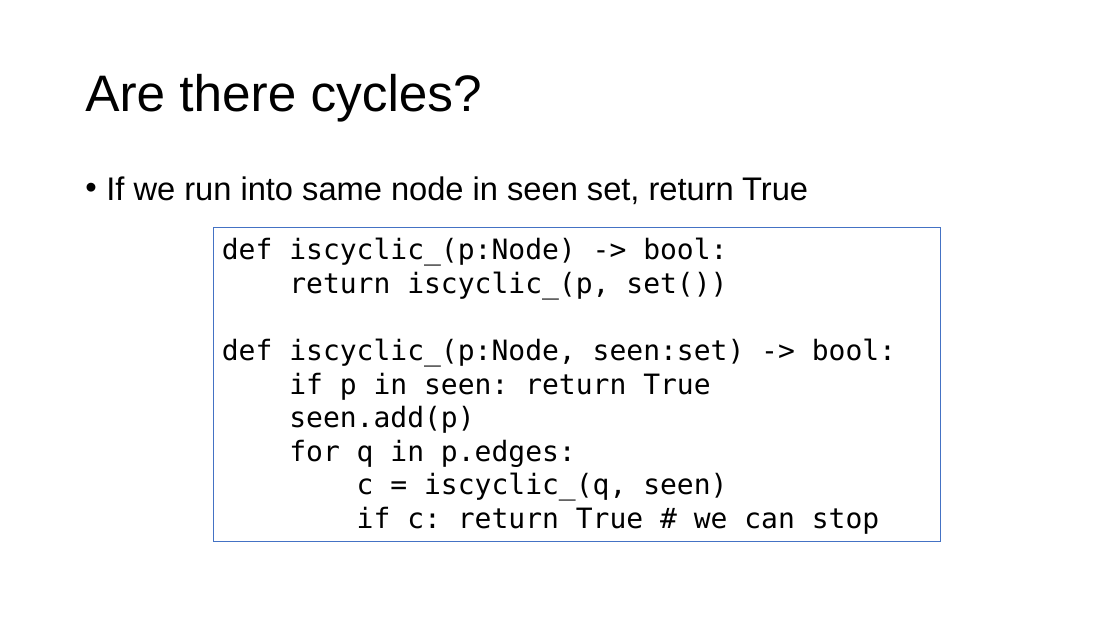
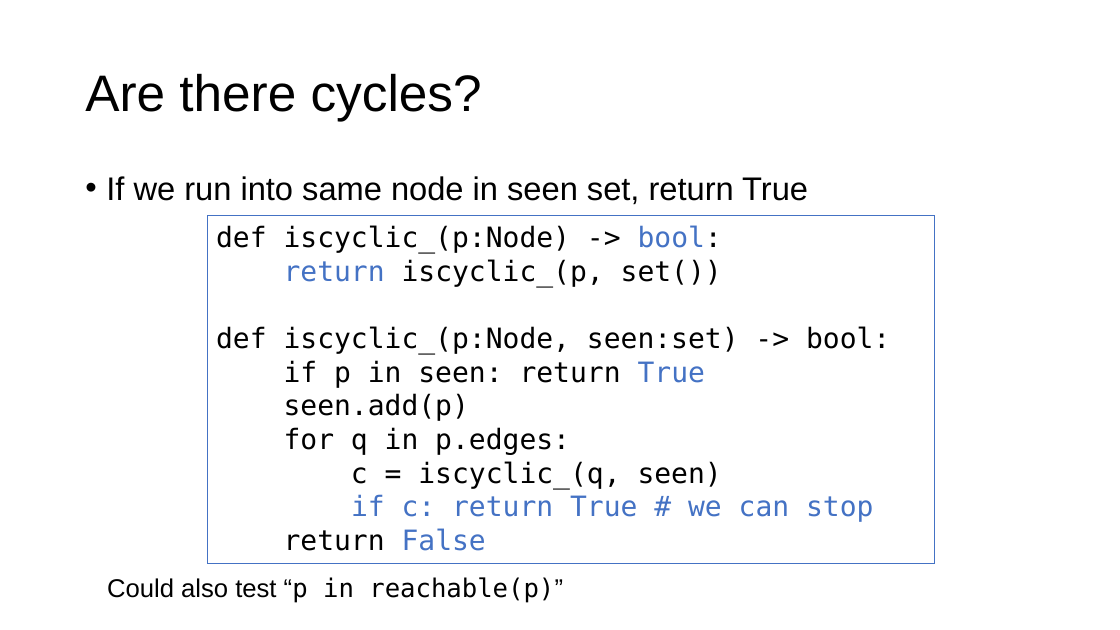
Before and after one commit to parrt/msds689, a slide deck: slide 8 of notes/graphs.pptx (slide 9 before the commit). Drawn at 1120x630 pixels with LibreOffice and Linux fonts; fonts in the diff are those of the drawing; background and template pictures are left out. Boxes give left, top, right and bottom in pixels: in the first picture for what was removed or moved away, otherwise in the second. Text is boxed around its words. In the diff, an @@ line names an element or a change of style, - is before the commit and + after.

```diff
--- a/notes/graphs.pptx
+++ b/notes/graphs.pptx
@@ rectangle "def iscyclic_(p:Node) -> bool:": place and size @@
-rectangle "def iscyclic_(p:Node) -> bool:" at bbox=[213, 228, 941, 542]
+rectangle "def iscyclic_(p:Node) -> bool:" at bbox=[208, 216, 936, 564]
@@ text in rectangle at bbox=[216, 225, 873, 522]: text colour #000000 to #4472C4 in "bool:", "return", "True", "if c: return True # we can ..." @@
@@ text in rectangle at bbox=[284, 528, 486, 551]: paragraph added @@
+return False
@@ text added at bbox=[107, 577, 563, 603], 22 pt, text #000000 @@
+Could also test “p in reachable(p)”
```
Also in this commit, not shown: 2 other slides changed, 1 slide added, 4 other files.
